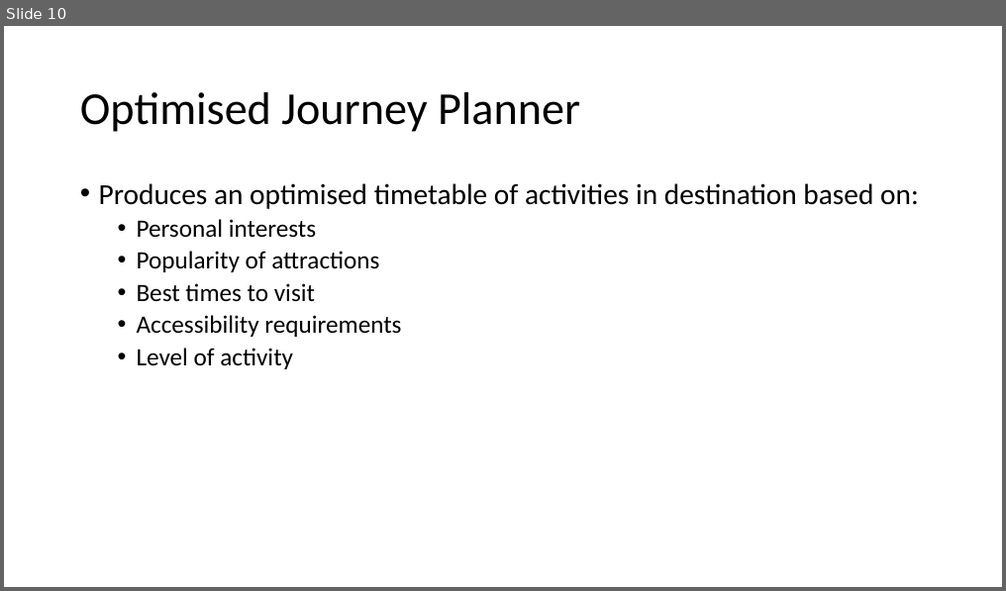
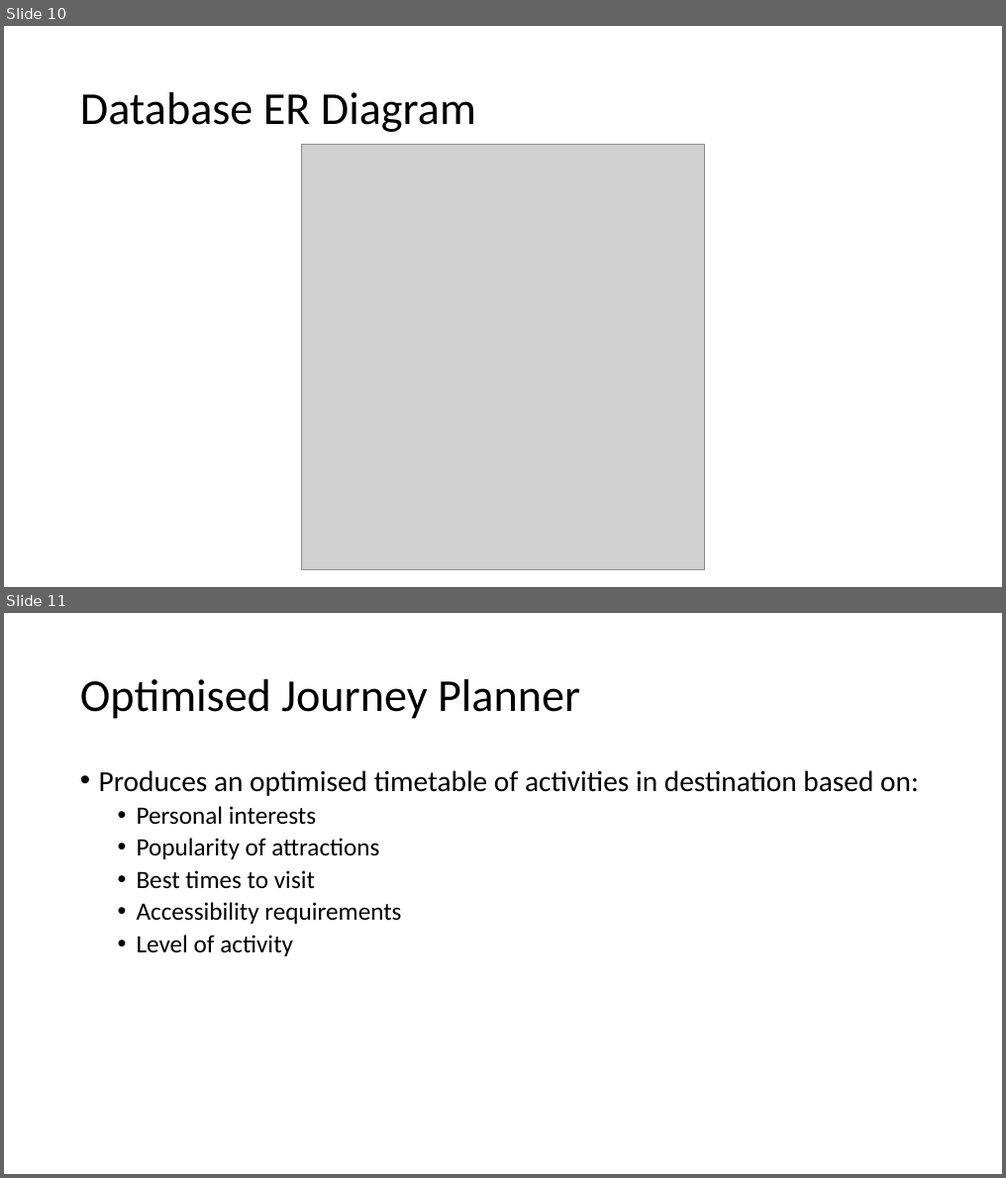
Before and after one commit to lulululu7766/Travolla, a slide deck: documentation/Mid Term Demo Presentation.pptx. Shown one above the other, each under a label of ours: slide 10 before the commit, slides 10 and 11 after it. The pictures are 1006x591 and 1006x1178 pixels, drawn with LibreOffice and Linux fonts; fonts in the diff are those of the drawing; grey boxes stand for pictures. Boxes give left, top, right and bottom in pixels: in the first picture for what was removed or moved away, otherwise in the second. Text is boxed around its words. In the diff, an @@ line names an element or a change of style, - is before the commit and + after.

```diff
--- a/documentation/Mid Term Demo Presentation.pptx
+++ b/documentation/Mid Term Demo Presentation.pptx
@@ slide 10 added at (4, 26, 1002, 587), background #FFFFFF @@
@@ title added at (80, 92, 476, 132), 44 pt, text #000000 @@
+Database ER Diagram
@@ picture added at (302, 144, 705, 571) @@
@@ what was slide 10 is now slide 11 @@
```
Also in this commit, not shown: 1 slide changed.
